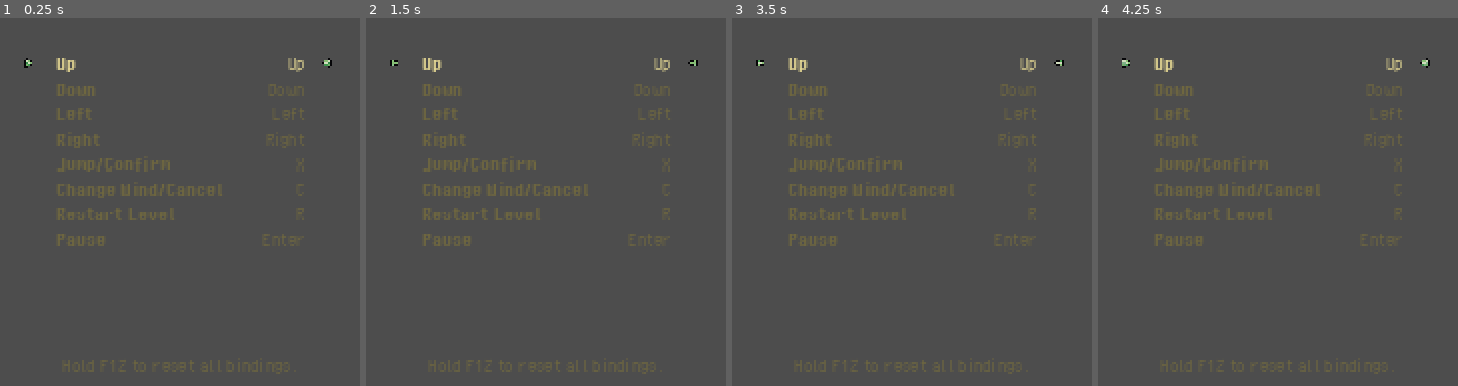
Above: before the commit, frames 1-4 (left to right).
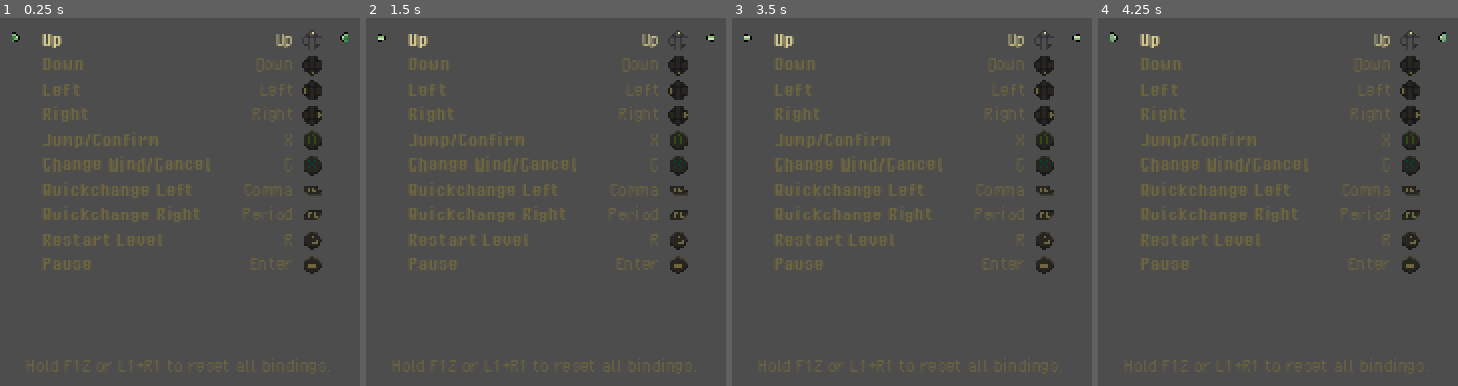
Above: after the commit, the same moments.

Repository: cassidyjames/amaya-maiden-of-the-storm
Game: Godot game, scene res://objects/ui/keybinding_screen.tscn
Same seed, same stepped clock (60 frames per second), same inputs: the game is played once before the commit and once after it. This scene is started directly instead of the project's main scene. Sound files missing from this copy of the repository are replaced by a short silence.
Inputs (mouse positions are in pixels of both pictures, inside the frame that each line leads up to):
- Up to frame 1 (0.25 s): no input
- Up to frame 2 (1.5 s): tap Enter (pause) at 0.5 s; move the mouse to (outside the picture) at 0.52 s; hold Right (run_right) 0.53-1.28 s; hold C (change_wind) 0.53-1.28 s; click (outside the picture) at 0.67 s; tap X (jump) at 0.77, 0.8, 1.07, 1.35 s; tap R (restart_level) at 1.25 s; move the mouse to (outside the picture) at 1.27 s; hold Down (down) from 1.28 s (still down); click (outside the picture) at 1.42 s
- Up to frame 3 (3.5 s): tap X (jump) at 1.52, 1.82, 2.3, 3.02, 3.32 s; tap C (change_wind) at 1.55, 2.85 s; tap R (restart_level) at 2, 2.75 s; move the mouse to (outside the picture) at 2.02 s; release Down (down) at 2.03 s; hold Right (run_right) 2.03-2.78 s; hold C (change_wind) 2.03-2.78 s; click (outside the picture) at 2.17 s; move the mouse to (outside the picture) at 2.77 s; hold Up (up) from 2.78 s (still down); click (outside the picture) at 2.92 s
- Up to frame 4 (4.25 s): tap R (restart_level) at 3.5 s; move the mouse to (outside the picture) at 3.52 s; release Up (up) at 3.53 s; hold Left (run_left) from 3.53 s (still down); hold X (jump) from 3.53 s (still down); click (outside the picture) at 3.67 s; tap Escape (escape) at 4.15 s

The runs differ from the first frame. In frame 1, 4.5% of the frame differs, in the area x 3-97%, y 3-97%; in frame 2, 4.5%; in frame 3, 4.5%; in frame 4, 4.5%.

Commit message:
Add controller support

Diff:
--- a/game/objects/player.gd
+++ b/game/objects/player.gd
@@ -121,6 +121,7 @@
 	anim_index = 0.0
 	current_state = state
 	shifted_wind = false
+	velocity.x = 0.0
 	arrow_left.hide()
 	arrow_right.hide()
 	audio_change_wind.play()
@@ -184,6 +185,10 @@
 			anim_index = 0.0
 			arrow_left.show()
 			arrow_right.show()
+		elif Input.is_action_just_pressed("change_wind_left"):
+			shift_wind(Vector2.LEFT, State.CHANGE_LEFT)
+		elif Input.is_action_just_pressed("change_wind_right"):
+			shift_wind(Vector2.RIGHT, State.CHANGE_RIGHT)
 
 	if Input.is_action_just_pressed("restart_level"):
 		get_hit_with_rain()
--- a/game/objects/ui/key_mapping.gd
+++ b/game/objects/ui/key_mapping.gd
@@ -2,6 +2,7 @@
 
 @onready var label_action : Label = $Label_Action
 @onready var label_key : Label = $Label_Key
+@onready var texture_button : TextureRect = $Texture_Button
 
 var action : String
 
@@ -11,3 +12,12 @@
 
 func set_key(key : String) -> void:
 	label_key.text = key
+
+func set_button_texture_offset(offset : int) -> void:
+	texture_button.texture.region.position.x = offset
+
+func set_button_visible(on : bool) -> void:
+	texture_button.visible = on
+
+func _ready() -> void:
+	texture_button.texture = texture_button.texture.duplicate()
--- a/game/objects/ui/key_mapping.tscn
+++ b/game/objects/ui/key_mapping.tscn
@@ -1,8 +1,13 @@
-[gd_scene load_steps=4 format=3 uid="uid://c5brbcp12iav8"]
+[gd_scene load_steps=6 format=3 uid="uid://c5brbcp12iav8"]
 
 [ext_resource type="FontFile" uid="uid://dh6jcd5ewh62v" path="res://fonts/PixelOperator-Bold.ttf" id="1_1pp38"]
 [ext_resource type="Script" path="res://objects/ui/key_mapping.gd" id="1_jkbpm"]
 [ext_resource type="FontFile" uid="uid://bxolryalqsocr" path="res://fonts/PixelOperator.ttf" id="2_at1mc"]
+[ext_resource type="Texture2D" uid="uid://bgyamrbgtuxkh" path="res://sprites/icons/buttons.png" id="4_4nfst"]
+
+[sub_resource type="AtlasTexture" id="AtlasTexture_tcpor"]
+atlas = ExtResource("4_4nfst")
+region = Rect2(0, 0, 16, 16)
 
 [node name="KeyMapping" type="Control"]
 custom_minimum_size = Vector2(200, 20)
@@ -37,3 +42,13 @@
 theme_override_font_sizes/font_size = 16
 text = "Backspace"
 horizontal_alignment = 2
+
+[node name="Texture_Button" type="TextureRect" parent="."]
+visible = false
+texture_filter = 1
+layout_mode = 0
+offset_left = 208.0
+offset_top = 2.0
+offset_right = 224.0
+offset_bottom = 18.0
+texture = SubResource("AtlasTexture_tcpor")
--- a/game/objects/ui/keybinding_screen.gd
+++ b/game/objects/ui/keybinding_screen.gd
@@ -24,7 +24,7 @@
 	cursor_index = wrapi(cursor_index + change, 0, vbox_actions.get_child_count())
 	for i in range(0, vbox_actions.get_child_count()):
 		vbox_actions.get_child(i).modulate = Color("e4d793") if i == cursor_index else Color("6f673f")
-	create_tween().tween_property(cursor, "position:y", 100 + (cursor_index * 20), 0.2).set_ease(Tween.EASE_OUT).set_trans(Tween.TRANS_CUBIC)
+	create_tween().tween_property(cursor, "position:y", 80 + (cursor_index * 20), 0.2).set_ease(Tween.EASE_OUT).set_trans(Tween.TRANS_CUBIC)
 
 func _on_timer_next_frame_timeout() -> void:
 	arrow_left.frame = wrapi(arrow_left.frame + 1, 0, 18)
@@ -35,8 +35,12 @@
 		State.ACTIVE:
 			if event.is_action_pressed("jump"):
 				rebinding_action = vbox_actions.get_child(cursor_index).action
-				label_prompt.text = "Press a button for " + Settings.ACTION_NAMES[rebinding_action] + "..."
-				vbox_actions.get_child(cursor_index).set_key("...")
+				if event is InputEventKey:
+					label_prompt.text = "Press a key for " + Settings.ACTION_NAMES[rebinding_action] + "..."
+					vbox_actions.get_child(cursor_index).set_key("...")
+				elif event is InputEventJoypadButton:
+					label_prompt.text = "Press a button for " + Settings.ACTION_NAMES[rebinding_action] + "..."
+					vbox_actions.get_child(cursor_index).set_button_visible(false)
 				current_state = State.BINDING
 				audio_click.play()
 			elif event.is_action_pressed("up"):
@@ -52,16 +56,25 @@
 
 		State.BINDING:
 			if event is InputEventKey and event.is_pressed() and event.physical_keycode != KEY_ESCAPE:
-				Settings.apply_keybinding(rebinding_action, event.physical_keycode)
+				Settings.apply_key_binding(rebinding_action, event.physical_keycode)
 				Settings.save_config()
-				var key_name : String = OS.get_keycode_string(Settings.mappings[rebinding_action])
+				var key_name : String = OS.get_keycode_string(Settings.key_mappings[rebinding_action])
 				vbox_actions.get_child(cursor_index).set_key(key_name)
-				label_prompt.text = "Hold F12 to reset all bindings."
+				label_prompt.text = "Hold F12 or L1+R1 to reset all bindings."
+				current_state = State.ACTIVE
+				audio_click.play()
+			elif event is InputEventJoypadButton and event.is_pressed() and event.button_index in Settings.ALLOWED_BUTTONS:
+				Settings.apply_button_binding(rebinding_action, event.button_index)
+				Settings.save_config()
+				vbox_actions.get_child(cursor_index).set_button_texture_offset(Settings.BUTTON_ICON_OFFSET[event.button_index])
+				vbox_actions.get_child(cursor_index).set_button_visible(true)
+				label_prompt.text = "Hold F12 or L1+R1 to reset all bindings."
 				current_state = State.ACTIVE
 				audio_click.play()
 
 func _process(delta : float) -> void:
-	if Input.is_action_pressed("rebind_all") and current_state == State.ACTIVE:
+	var wants_to_reset_all : bool = Input.is_action_pressed("rebind_all") or (Input.is_joy_button_pressed(0, JOY_BUTTON_LEFT_SHOULDER) and Input.is_joy_button_pressed(0, JOY_BUTTON_RIGHT_SHOULDER))
+	if wants_to_reset_all and current_state == State.ACTIVE:
 		rebind_hold += delta
 	else:
 		rebind_hold = 0.0
@@ -69,8 +82,9 @@
 	if rebind_hold >= 1.0 and !rebind_done:
 		Settings.reset_key_bindings()
 		for child in vbox_actions.get_children():
-			var key_name : String = OS.get_keycode_string(Settings.mappings[child.action])
+			var key_name : String = OS.get_keycode_string(Settings.key_mappings[child.action])
 			child.set_key(key_name)
+			child.set_button_texture_offset(Settings.BUTTON_ICON_OFFSET[Settings.button_mappings[child.action]])
 		label_prompt.text = "All bindings reset to default."
 		rebind_done = true
 
@@ -79,7 +93,9 @@
 		var mapping : Control = _KeyMapping.instantiate()
 		vbox_actions.add_child(mapping)
 		var action_name : String = Settings.ACTION_NAMES[action]
-		var key_name : String = OS.get_keycode_string(Settings.mappings[action])
+		var key_name : String = OS.get_keycode_string(Settings.key_mappings[action])
 		mapping.set_action(action, action_name)
 		mapping.set_key(key_name)
+		mapping.set_button_texture_offset(Settings.BUTTON_ICON_OFFSET[Settings.button_mappings[action]])
+		mapping.set_button_visible(true)
 	move_cursor(0)
--- a/game/objects/ui/keybinding_screen.tscn
+++ b/game/objects/ui/keybinding_screen.tscn
@@ -26,9 +26,9 @@
 anchor_top = 0.5
 anchor_right = 0.5
 anchor_bottom = 0.5
-offset_left = -100.0
+offset_left = -110.0
 offset_top = -80.0
-offset_right = 100.0
+offset_right = 90.0
 offset_bottom = 80.0
 grow_horizontal = 2
 grow_vertical = 2
@@ -47,15 +47,15 @@
 theme_override_colors/font_color = Color(0.435294, 0.403922, 0.247059, 1)
 theme_override_fonts/font = ExtResource("1_h5gkn")
 theme_override_font_sizes/font_size = 16
-text = "Hold F12 to reset all bindings."
+text = "Hold F12 or L1+R1 to reset all bindings."
 horizontal_alignment = 1
 
 [node name="Cursor" type="Control" parent="."]
 anchors_preset = 0
-offset_left = 190.0
-offset_top = 100.0
-offset_right = 446.0
-offset_bottom = 116.0
+offset_left = 180.0
+offset_top = 80.0
+offset_right = 436.0
+offset_bottom = 96.0
 
 [node name="Arrow_Left" type="Sprite2D" parent="Cursor"]
 texture_filter = 1
@@ -66,7 +66,7 @@
 
 [node name="Arrow_Right" type="Sprite2D" parent="Cursor"]
 texture_filter = 1
-position = Vector2(240, 0)
+position = Vector2(264, 0)
 texture = ExtResource("3_rhxln")
 centered = false
 hframes = 18
--- a/game/objects/ui/pause_screen.tscn
+++ b/game/objects/ui/pause_screen.tscn
@@ -8,6 +8,21 @@
 [ext_resource type="AudioStream" uid="uid://l068477qkxis" path="res://sounds/ui/submenu_close.wav" id="6_j74hb"]
 [ext_resource type="AudioStream" uid="uid://cdcmc8qse1niw" path="res://sounds/ui/pause.wav" id="7_w8ooh"]
 [ext_resource type="AudioStream" uid="uid://vt7qliyrf2xj" path="res://sounds/ui/unpause.wav" id="8_k8ci5"]
+
+[sub_resource type="Animation" id="Animation_won5n"]
+length = 0.001
+tracks/0/type = "value"
+tracks/0/imported = false
+tracks/0/enabled = true
+tracks/0/path = NodePath("ColorRect:scale")
+tracks/0/interp = 1
+tracks/0/loop_wrap = true
+tracks/0/keys = {
+"times": PackedFloat32Array(0),
+"transitions": PackedFloat32Array(1),
+"update": 0,
+"values": [Vector2(1, 1)]
+}
 
 [sub_resource type="Animation" id="Animation_2u7kq"]
 resource_name = "pause"
@@ -59,21 +74,6 @@
 "transitions": PackedFloat32Array(1, 1),
 "update": 0,
 "values": [Color(1, 1, 1, 0), Color(1, 1, 1, 1)]
-}
-
-[sub_resource type="Animation" id="Animation_won5n"]
-length = 0.001
-tracks/0/type = "value"
-tracks/0/imported = false
-tracks/0/enabled = true
-tracks/0/path = NodePath("ColorRect:scale")
-tracks/0/interp = 1
-tracks/0/loop_wrap = true
-tracks/0/keys = {
-"times": PackedFloat32Array(0),
-"transitions": PackedFloat32Array(1),
-"update": 0,
-"values": [Vector2(1, 1)]
 }
 
 [sub_resource type="Animation" id="Animation_dif12"]
--- a/game/project.godot
+++ b/game/project.godot
@@ -12,7 +12,7 @@
 
 config/name="Amaya: Maiden of the Storm"
 run/main_scene="res://scenes/ident.tscn"
-config/features=PackedStringArray("4.0", "Forward Plus")
+config/features=PackedStringArray("4.1", "Forward Plus")
 boot_splash/bg_color=Color(0, 0, 0, 1)
 boot_splash/show_image=false
 config/icon="res://icon.png"
@@ -39,51 +39,72 @@
 run_left={
 "deadzone": 0.5,
 "events": [Object(InputEventKey,"resource_local_to_scene":false,"resource_name":"","device":0,"window_id":0,"alt_presse …(181 unchanged characters)…
+, Object(InputEventJoypadButton,"resource_local_to_scene":false,"resource_name":"","device":-1,"button_index":13,"pressure":0.0,"pressed":false,"script":null)
 ]
 }
 run_right={
 "deadzone": 0.5,
 "events": [Object(InputEventKey,"resource_local_to_scene":false,"resource_name":"","device":0,"window_id":0,"alt_presse …(181 unchanged characters)…
+, Object(InputEventJoypadButton,"resource_local_to_scene":false,"resource_name":"","device":-1,"button_index":14,"pressure":0.0,"pressed":false,"script":null)
 ]
 }
 jump={
 "deadzone": 0.5,
 "events": [Object(InputEventKey,"resource_local_to_scene":false,"resource_name":"","device":0,"window_id":0,"alt_pressed":false,"shift_pressed":false,"ctrl_pressed":false,"meta_pressed":false,"pressed":false,"keycode":0,"physical_keycode":88,"key_label":0,"unicode":0,"echo":false,"script":null)
+, Object(InputEventJoypadButton,"resource_local_to_scene":false,"resource_name":"","device":-1,"button_index":0,"pressure":0.0,"pressed":false,"script":null)
 ]
 }
 change_wind={
 "deadzone": 0.5,
 "events": [Object(InputEventKey,"resource_local_to_scene":false,"resource_name":"","device":-1,"window_id":0,"alt_pressed":false,"shift_pressed":false,"ctrl_pressed":false,"meta_pressed":false,"pressed":false,"keycode":0,"physical_keycode":67,"key_label":0,"unicode":99,"echo":false,"script":null)
+, Object(InputEventJoypadButton,"resource_local_to_scene":false,"resource_name":"","device":-1,"button_index":2,"pressure":0.0,"pressed":false,"script":null)
 ]
 }
 pause={
 "deadzone": 0.5,
 "events": [Object(InputEventKey,"resource_local_to_scene":false,"resource_name":"","device":-1,"window_id":0,"alt_press …(182 unchanged characters)…
+, Object(InputEventJoypadButton,"resource_local_to_scene":false,"resource_name":"","device":-1,"button_index":6,"pressure":0.0,"pressed":false,"script":null)
 ]
 }
 restart_level={
 "deadzone": 0.5,
 "events": [Object(InputEventKey,"resource_local_to_scene":false,"resource_name":"","device":-1,"window_id":0,"alt_pressed":false,"shift_pressed":false,"ctrl_pressed":false,"meta_pressed":false,"pressed":false,"keycode":0,"physical_keycode":82,"key_label":0,"unicode":114,"echo":false,"script":null)
+, Object(InputEventJoypadButton,"resource_local_to_scene":false,"resource_name":"","device":-1,"button_index":4,"pressure":0.0,"pressed":false,"script":null)
 ]
 }
 up={
 "deadzone": 0.5,
 "events": [Object(InputEventKey,"resource_local_to_scene":false,"resource_name":"","device":-1,"window_id":0,"alt_press …(182 unchanged characters)…
+, Object(InputEventJoypadButton,"resource_local_to_scene":false,"resource_name":"","device":-1,"button_index":11,"pressure":0.0,"pressed":false,"script":null)
 ]
 }
 down={
 "deadzone": 0.5,
 "events": [Object(InputEventKey,"resource_local_to_scene":false,"resource_name":"","device":-1,"window_id":0,"alt_press …(182 unchanged characters)…
+, Object(InputEventJoypadButton,"resource_local_to_scene":false,"resource_name":"","device":-1,"button_index":12,"pressure":0.0,"pressed":false,"script":null)
 ]
 }
 rebind_all={
 "deadzone": 0.5,
 "events": [Object(InputEventKey,"resource_local_to_scene":false,"resource_name":"","device":-1,"window_id":0,"alt_press …(182 unchanged characters)…
+, Object(InputEventJoypadButton,"resource_local_to_scene":false,"resource_name":"","device":-1,"button_index":6,"pressure":0.0,"pressed":false,"script":null)
 ]
 }
 escape={
 "deadzone": 0.5,
 "events": [Object(InputEventKey,"resource_local_to_scene":false,"resource_name":"","device":-1,"window_id":0,"alt_press …(182 unchanged characters)…
+]
+}
+change_wind_left={
+"deadzone": 0.5,
+"events": [Object(InputEventJoypadButton,"resource_local_to_scene":false,"resource_name":"","device":-1,"button_index":9,"pressure":0.0,"pressed":false,"script":null)
+, Object(InputEventKey,"resource_local_to_scene":false,"resource_name":"","device":-1,"window_id":0,"alt_pressed":false,"shift_pressed":false,"ctrl_pressed":false,"meta_pressed":false,"pressed":false,"keycode":0,"physical_keycode":44,"key_label":0,"unicode":44,"echo":false,"script":null)
+]
+}
+change_wind_right={
+"deadzone": 0.5,
+"events": [Object(InputEventJoypadButton,"resource_local_to_scene":false,"resource_name":"","device":-1,"button_index":10,"pressure":0.0,"pressed":false,"script":null)
+, Object(InputEventKey,"resource_local_to_scene":false,"resource_name":"","device":-1,"window_id":0,"alt_pressed":false,"shift_pressed":false,"ctrl_pressed":false,"meta_pressed":false,"pressed":false,"keycode":0,"physical_keycode":46,"key_label":0,"unicode":46,"echo":false,"script":null)
 ]
 }
 
--- a/game/scripts/settings.gd
+++ b/game/scripts/settings.gd
@@ -1,12 +1,19 @@
 extends Node
 
 const CONFIG_PATH : String = "user://config.ini"
-const ACTIONS : Array = ["up", "down", "run_left", "run_right", "jump", "change_wind", "restart_level", "pause"]
+const ACTIONS : Array = ["up", "down", "run_left", "run_right", "jump", "change_wind", "change_wind_left", "change_wind_right", "restart_level", "pause"]
 const ACTION_NAMES : Dictionary = {
-	"up": "Up", "down": "Down", "run_left": "Left", "run_right": "Right", "jump": "Jump/Confirm", "change_wind": "Change Wind/Cancel", "restart_level": "Restart Level", "pause": "Pause"
+	"up": "Up", "down": "Down", "run_left": "Left", "run_right": "Right", "jump": "Jump/Confirm", "change_wind": "Change Wind/Cancel", "change_wind_left": "Quickchange Left", "change_wind_right": "Quickchange Right", "restart_level": "Restart Level", "pause": "Pause"
 }
 const DEFAULT_BINDINGS : Dictionary = {
-	"up": 4194320, "down": 4194322, "run_left": 4194319, "run_right": 4194321, "jump": 88, "change_wind": 67, "restart_level": 82, "pause": 4194305
+	"up": KEY_UP, "down": KEY_DOWN, "run_left": KEY_LEFT, "run_right": KEY_RIGHT, "jump": KEY_X, "change_wind": KEY_C, "change_wind_left": KEY_COMMA, "change_wind_right": KEY_PERIOD, "restart_level": KEY_R, "pause": KEY_ENTER
+}
+const DEFAULT_BUTTONS : Dictionary = {
+	"up": JOY_BUTTON_DPAD_UP, "down": JOY_BUTTON_DPAD_DOWN, "run_left": JOY_BUTTON_DPAD_LEFT, "run_right": JOY_BUTTON_DPAD_RIGHT, "jump": JOY_BUTTON_A, "change_wind": JOY_BUTTON_X, "change_wind_left": JOY_BUTTON_LEFT_SHOULDER, "change_wind_right": JOY_BUTTON_RIGHT_SHOULDER, "restart_level": JOY_BUTTON_BACK, "pause": JOY_BUTTON_START
+}
+const ALLOWED_BUTTONS : Array = [JOY_BUTTON_A, JOY_BUTTON_B, JOY_BUTTON_X, JOY_BUTTON_Y, JOY_BUTTON_BACK, JOY_BUTTON_START, JOY_BUTTON_LEFT_SHOULDER, JOY_BUTTON_RIGHT_SHOULDER, JOY_BUTTON_DPAD_UP, JOY_BUTTON_DPAD_DOWN, JOY_BUTTON_DPAD_LEFT, JOY_BUTTON_DPAD_RIGHT]
+const BUTTON_ICON_OFFSET : Dictionary = {
+	JOY_BUTTON_A: 0, JOY_BUTTON_B: 16, JOY_BUTTON_X: 32, JOY_BUTTON_Y: 48, JOY_BUTTON_BACK: 64, JOY_BUTTON_START: 80, JOY_BUTTON_LEFT_SHOULDER: 96, JOY_BUTTON_RIGHT_SHOULDER: 112, JOY_BUTTON_DPAD_UP: 128, JOY_BUTTON_DPAD_DOWN: 144, JOY_BUTTON_DPAD_LEFT: 160, JOY_BUTTON_DPAD_RIGHT: 176
 }
 
 var fullscreen : bool
@@ -15,7 +22,8 @@
 var bgm_volume : float
 var amb_volume : float
 var ui_volume : float
-var mappings : Dictionary
+var key_mappings : Dictionary
+var button_mappings : Dictionary
 
 var config : ConfigFile = ConfigFile.new()
 
@@ -23,12 +31,24 @@
 	var bus_index : int = AudioServer.get_bus_index(bus_name)
 	AudioServer.set_bus_volume_db(bus_index, linear_to_db(value))
 
-func apply_keybinding(action_name : String, keyboard_code : int) -> void:
+func apply_action_mapping(action_name : String, keyboard_code : int, button_code : int) -> void:
 	InputMap.action_erase_events(action_name)
 	var event_key : InputEventKey = InputEventKey.new()
 	event_key.physical_keycode = keyboard_code
 	InputMap.action_add_event(action_name, event_key)
-	mappings[action_name] = keyboard_code
+	var event_button : InputEventJoypadButton = InputEventJoypadButton.new()
+	event_button.button_index = button_code
+	InputMap.action_add_event(action_name, event_button)
+	key_mappings[action_name] = keyboard_code
+	button_mappings[action_name] = button_code
+
+func apply_key_binding(action_name : String, keyboard_code : int) -> void:
+	key_mappings[action_name] = keyboard_code
+	apply_action_mapping(action_name, key_mappings[action_name], button_mappings[action_name])
+
+func apply_button_binding(action_name : String, button_code : int) -> void:
+	button_mappings[action_name] = button_code
+	apply_action_mapping(action_name, key_mappings[action_name], button_mappings[action_name])
 
 func apply_config() -> void:
 	DisplayServer.window_set_mode(DisplayServer.WINDOW_MODE_EXCLUSIVE_FULLSCREEN if fullscreen else DisplayServer.WINDOW_MODE_WINDOWED)
@@ -40,18 +60,22 @@
 	change_bus_volume("AMB", amb_volume)
 	change_bus_volume("UI", ui_volume)
 
-func apply_keybindings() -> void:
+func apply_action_mappings() -> void:
 	for action in ACTIONS:
-		apply_keybinding(action, mappings[action])
+		apply_action_mapping(action, key_mappings[action], button_mappings[action])
 
 func set_mappings_from_input_map() -> void:
 	for action in ACTIONS:
-		var event : InputEventKey = InputMap.action_get_events(action)[0]
-		var keycode : int = config.get_value("controls", action, event.physical_keycode)
-		mappings[action] = keycode
+		for event in InputMap.action_get_events(action):
+			if event is InputEventKey:
+				var keycode : int = config.get_value("controls", action, event.physical_keycode)
+				key_mappings[action] = keycode
+			elif event is InputEventJoypadButton:
+				var button : int = config.get_value("buttons", action, event.button_index)
+				button_mappings[action] = button
 
 func reset_key_bindings() -> void:
-	mappings = DEFAULT_BINDINGS.duplicate()
+	key_mappings = DEFAULT_BINDINGS.duplicate()
 	Settings.save_config()
 
 func save_config() -> void:
@@ -63,7 +87,7 @@
 	config.set_value("audio", "amb_volume", amb_volume)
 	config.set_value("audio", "ui_volume", ui_volume)
 	for action in ACTIONS:
-		config.set_value("controls", action, mappings[action])
+		config.set_value("controls", action, key_mappings[action])
 	config.save(CONFIG_PATH)
 
 func load_config() -> void:
@@ -80,4 +104,4 @@
 	load_config()
 	apply_config()
 	apply_volumes()
-	apply_keybindings()
+	apply_action_mappings()
Binary file added: game/sprites/icons/buttons.png
Not shown, added: game/sprites/icons/buttons.png.import
